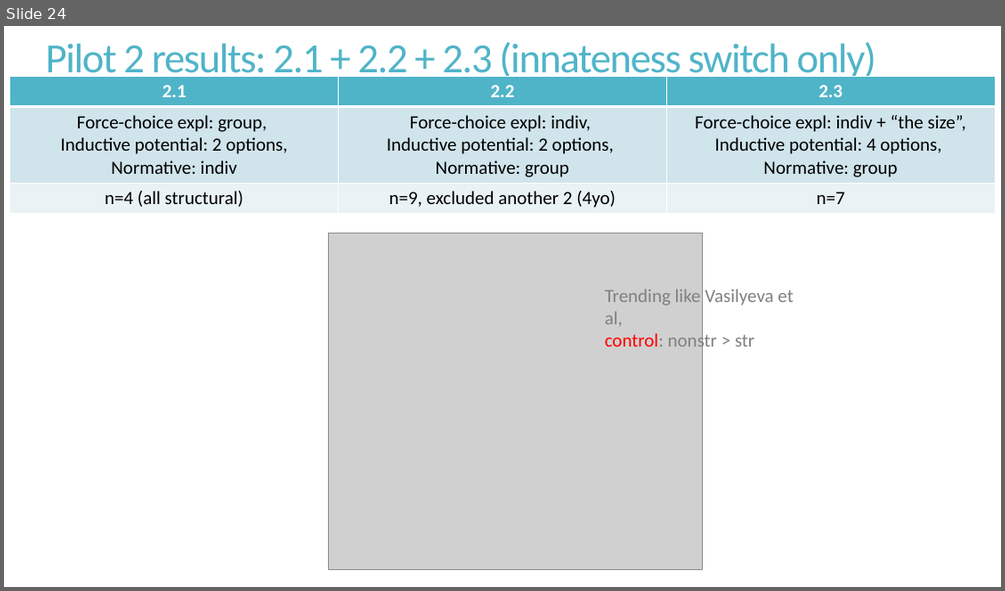
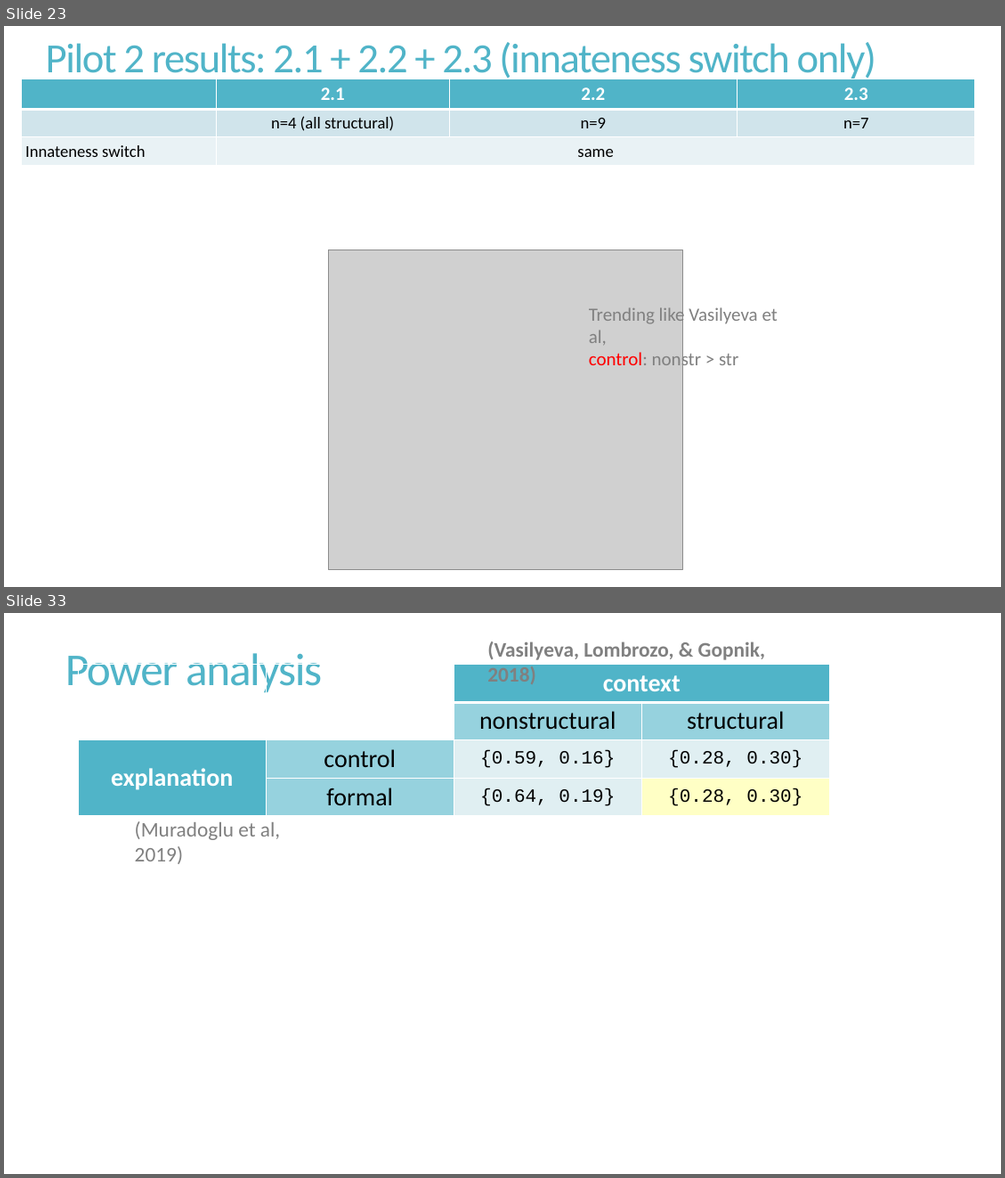
Before and after one commit to mariannazhang/structuralblocking, a slide deck: manuscript/FYP_pilot_2_3.24.19.pptx. Shown one above the other, each under a label of ours: slide 24 before the commit, slides 23 and 33 after it; the slides between them are not shown. The pictures are 1005x591 and 1005x1178 pixels, drawn with LibreOffice and Linux fonts; fonts in the diff are those of the drawing; grey boxes stand for pictures. Boxes give left, top, right and bottom in pixels: in the first picture for what was removed or moved away, otherwise in the second. Text is boxed around its words. In the diff, an @@ line names an element or a change of style, - is before the commit and + after.

Commit message:
analysis for pilot 2.1-2.3, power analysis for final data collection

```diff
--- a/manuscript/FYP_pilot_2_3.24.19.pptx
+++ b/manuscript/FYP_pilot_2_3.24.19.pptx
@@ slide 33 added at <box>4,613,1001,1174</box>, background #FFFFFF @@
@@ title added at <box>65,653,322,693</box>, 44 pt, text #50B4C8 @@
+Power analysis
@@ table added at <box>78,664,829,813</box>, 4 rows, 4 columns @@
+ |  | context | 
+ |  | nonstructural | structural
+explanation | control | {0.59, 0.16} | {0.28, 0.30}
+ | formal | {0.64, 0.19} | {0.28, 0.30}
@@ text added at <box>487,641,765,684</box>, 20 pt, text #808080, bold @@
+(Vasilyeva, Lombrozo, & Gopnik, 2018)
@@ text added at <box>135,821,280,864</box>, 20 pt, text #808080 @@
+(Muradoglu et al, 2019)
@@ what was slide 24 is now slide 23 @@
@@ slide 23 changed as well @@
@@ table at <box>21,79,975,166</box> @@
-column 1: 2.1 | Force-choice expl: group, Inductive potential: 2 options, Normative: indiv | n=4 (all structural)
-column 2: 2.2 | Force-choice expl: indiv, Inductive potential: 2 options, Normative: group | n=9, excluded another 2 (4yo)
-column 3: 2.3 | Force-choice expl: indiv + “the size”, Inductive potential: 4 options, Normative: group | n=7
+column 1:  |  | Innateness switch
+column 2: 2.1 | n=4 (all structural) | same
+column 3: 2.2 | n=9 | 
+column 4: 2.3 | n=7 | 
@@ table: place and size @@
-table at <box>10,77,995,212</box>
+table at <box>21,79,975,166</box>
@@ picture: place and size @@
-picture at <box>328,232,702,569</box>
+picture at <box>328,250,682,569</box>
@@ text "Trending like Vasilyeva et al, ...": place and size @@
-text "Trending like Vasilyeva et al, ..." at <box>605,289,793,353</box>
+text "Trending like Vasilyeva et al, ..." at <box>589,305,777,371</box>
```
Also in this commit, not shown: 10 other slides changed, 11 other slides added, 2 slides removed, 30 other files.
